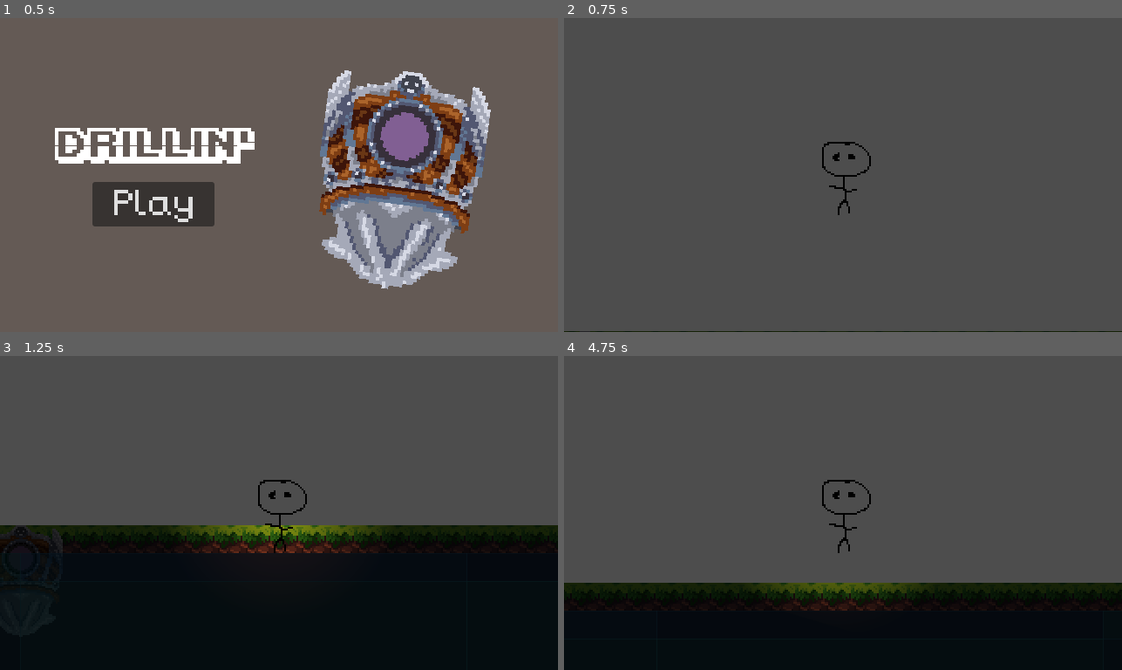
Above: before the commit, frames 1-4 (two rows, left to right).
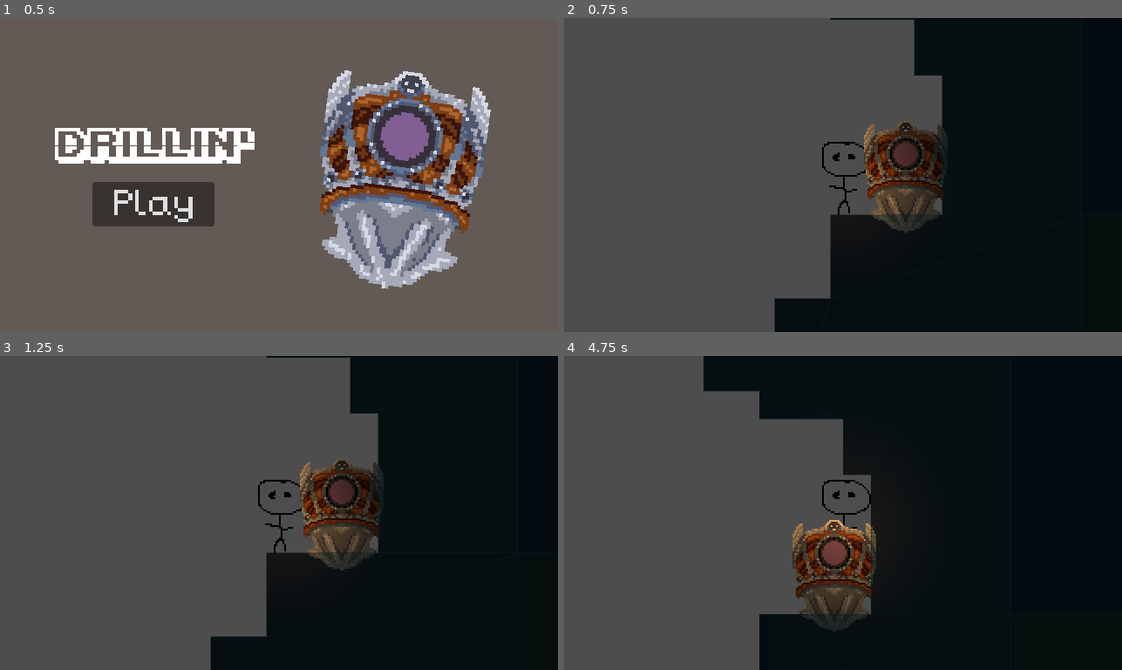
Above: after the commit, the same moments.

Repository: AmazinAxel/drillin
Game: Godot game, scene res://scenes/DeathUI.tscn
The game is run twice, just before and just after one commit, with the same random seed, the same clock (stepped at 60 frames per second) and the same inputs.
Inputs (mouse positions are in pixels of both pictures, inside the frame that each line leads up to):
- Up to frame 1 (0.5 s): no input
- Up to frame 2 (0.75 s): click "Play" at 0.5 s
- Up to frame 3 (1.25 s): no input
- Up to frame 4 (4.75 s): move the mouse to (965, 497) at 1.27 s; hold D (right) 1.28-2.78 s; tap W (up) at 1.52, 2.27, 3.77, 4.52 s; move the mouse to (731, 528) at 2.02 s; move the mouse to (898, 443) at 2.77 s; hold A (left) 2.78-3.53 s; move the mouse to (815, 575) at 3.52 s; hold D (right) from 3.53 s (still down); move the mouse to (1010, 560) at 4.27 s

Frame 1 is identical in both runs. In frame 2, 45% of the frame differs, in the area x 0-100%, y 0-100%; in frame 3, 44%; in frame 4, 53%.

Commit message:
feat: init enemies, player position fix

Diff:
--- a/scenes/DeathUI.tscn
+++ b/scenes/DeathUI.tscn
@@ -40,6 +40,7 @@
 
 [node name="Label" type="Label" parent="HBoxContainer/VBoxContainer" unique_id=694017651]
 layout_mode = 2
+size_flags_horizontal = 4
 size_flags_vertical = 1
 theme_override_fonts/font = ExtResource("1_pihsr")
 theme_override_font_sizes/font_size = 42
--- a/scenes/Drilla/Drilla.tscn
+++ b/scenes/Drilla/Drilla.tscn
@@ -2,37 +2,40 @@
 
 [ext_resource type="Texture2D" uid="uid://cun7f45f3byma" path="res://scenes/Drilla/MyDrillin.png" id="1_7tgjl"]
 
-[sub_resource type="AtlasTexture" id="AtlasTexture_d2uqm"]
+[sub_resource type="AtlasTexture" id="AtlasTexture_7tgjl"]
 atlas = ExtResource("1_7tgjl")
 region = Rect2(0, 0, 64, 64)
 
-[sub_resource type="AtlasTexture" id="AtlasTexture_yb5c1"]
+[sub_resource type="AtlasTexture" id="AtlasTexture_d2uqm"]
 atlas = ExtResource("1_7tgjl")
 region = Rect2(64, 0, 64, 64)
 
-[sub_resource type="AtlasTexture" id="AtlasTexture_ygnt4"]
+[sub_resource type="AtlasTexture" id="AtlasTexture_yb5c1"]
 atlas = ExtResource("1_7tgjl")
 region = Rect2(128, 0, 64, 64)
 
-[sub_resource type="AtlasTexture" id="AtlasTexture_ruqpt"]
+[sub_resource type="AtlasTexture" id="AtlasTexture_ygnt4"]
 atlas = ExtResource("1_7tgjl")
 region = Rect2(0, 64, 64, 64)
 
-[sub_resource type="AtlasTexture" id="AtlasTexture_cbbk6"]
+[sub_resource type="AtlasTexture" id="AtlasTexture_ruqpt"]
 atlas = ExtResource("1_7tgjl")
 region = Rect2(64, 64, 64, 64)
 
-[sub_resource type="AtlasTexture" id="AtlasTexture_8h2t3"]
+[sub_resource type="AtlasTexture" id="AtlasTexture_cbbk6"]
 atlas = ExtResource("1_7tgjl")
 region = Rect2(128, 64, 64, 64)
 
-[sub_resource type="AtlasTexture" id="AtlasTexture_e4ra2"]
+[sub_resource type="AtlasTexture" id="AtlasTexture_8h2t3"]
 atlas = ExtResource("1_7tgjl")
 region = Rect2(0, 128, 64, 64)
 
-[sub_resource type="SpriteFrames" id="SpriteFrames_crvsb"]
+[sub_resource type="SpriteFrames" id="SpriteFrames_e4ra2"]
 animations = [{
 "frames": [{
+"duration": 1.0,
+"texture": SubResource("AtlasTexture_7tgjl")
+}, {
 "duration": 1.0,
 "texture": SubResource("AtlasTexture_d2uqm")
 }, {
@@ -50,17 +53,12 @@
 }, {
 "duration": 1.0,
 "texture": SubResource("AtlasTexture_8h2t3")
-}, {
-"duration": 1.0,
-"texture": SubResource("AtlasTexture_e4ra2")
 }],
 "loop": true,
 "name": &"default",
 "speed": 42.0
 }]
 
-[node name="Drilla" type="Node" unique_id=222219034]
-
-[node name="AnimatedSprite2D" type="AnimatedSprite2D" parent="." unique_id=929274075]
-sprite_frames = SubResource("SpriteFrames_crvsb")
-frame_progress = 0.8264961
+[node name="Drilla" type="AnimatedSprite2D" unique_id=1117207976]
+sprite_frames = SubResource("SpriteFrames_e4ra2")
+frame_progress = 0.7680145
--- /dev/null
+++ b/scenes/Enemy1/Enemy1.tscn
@@ -0,0 +1,3 @@
+[gd_scene format=3 uid="uid://bwgg0l4esmqmt"]
+
+[node name="Enemy1" type="Node2D" unique_id=1550209256]
--- a/scenes/Main/Main.tscn
+++ b/scenes/Main/Main.tscn
@@ -9,8 +9,8 @@
 [node name="Map" parent="." unique_id=107924198 instance=ExtResource("1_owiiy")]
 
 [node name="Player" parent="." unique_id=591300798 instance=ExtResource("2_8llo8")]
-position = Vector2(148, -134)
+position = Vector2(1399, 745)
 
 [node name="Drilla" parent="." unique_id=222219034 instance=ExtResource("3_8llo8")]
-position = Vector2(925, 546)
+position = Vector2(1435, 746)
 scale = Vector2(-1, 1)
--- a/scenes/Player/Player.tscn
+++ b/scenes/Player/Player.tscn
@@ -34,8 +34,15 @@
 shape = SubResource("RectangleShape2D_ky53y")
 
 [node name="PointLight2D" type="PointLight2D" parent="CharacterBody2D" unique_id=429943406]
+position = Vector2(0, 3)
 color = Color(0.92156863, 0.62352943, 0.28627452, 1)
 texture = SubResource("GradientTexture2D_ky53y")
 
 [node name="Camera2D" type="Camera2D" parent="CharacterBody2D" unique_id=1335660228]
 zoom = Vector2(2, 2)
+
+[node name="TextureProgressBar" type="TextureProgressBar" parent="CharacterBody2D" unique_id=220829333]
+offset_left = -17.0
+offset_top = -28.0
+offset_right = 20.0
+offset_bottom = -20.0
--- a/scenes/Player/playerMovement.gd
+++ b/scenes/Player/playerMovement.gd
@@ -2,7 +2,7 @@
 
 
 const SPEED = 10
-const JUMP_VELOCITY = -250.0
+const JUMP_VELOCITY = -350.0
 
 @onready var spotLight = $PointLight2D  # adjust path as needed
 
